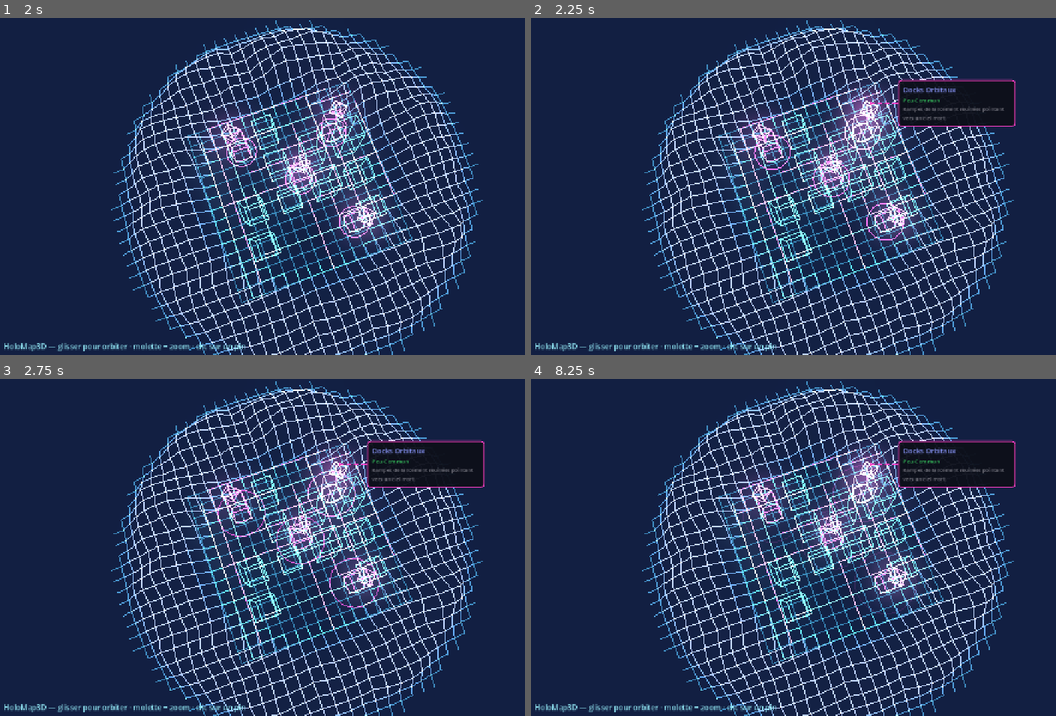
Above: before the commit, frames 1-4 (two rows, left to right).
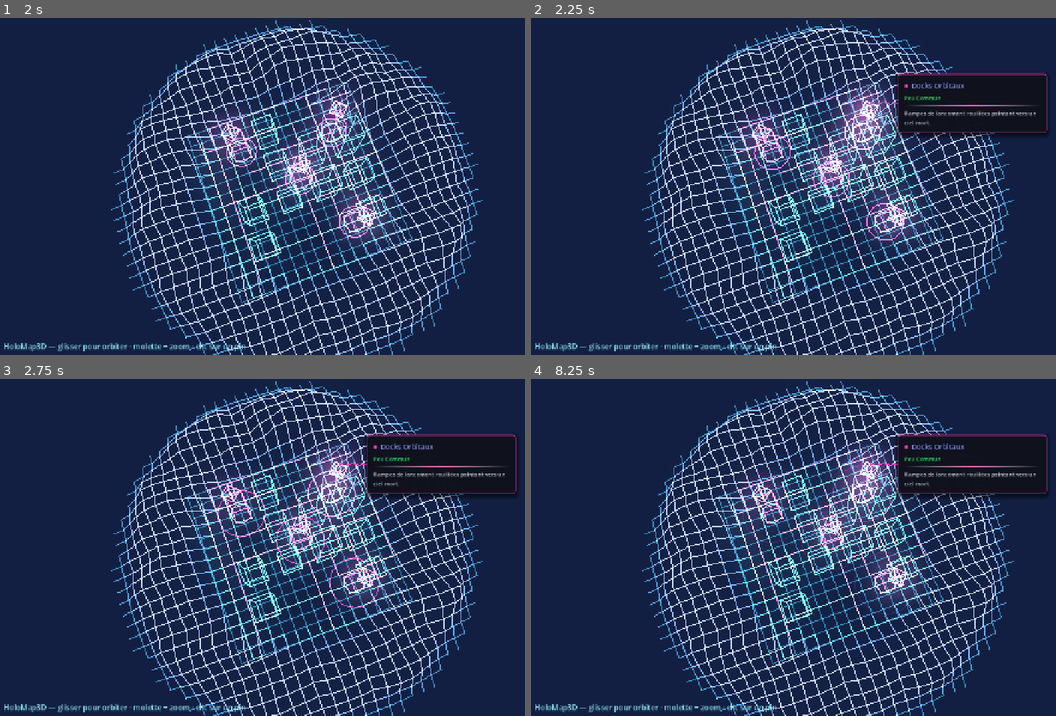
Above: after the commit, the same moments.

Repository: Rhend/Reliquary
Game: Godot game, scene res://scenes/holomap3d/holo_map_3d.tscn
Same seed, same stepped clock (60 frames per second), same inputs: the game is played once before the commit and once after it. This scene is started directly instead of the project's main scene.
Inputs (mouse positions are in pixels of both pictures, inside the frame that each line leads up to):
- Up to frame 1 (2 s): tap Enter at 0.5, 0.6 s; move the mouse to (430, 169) at 0.52 s; hold Right 0.53-1.25 s; click (430, 169) at 0.67 s; tap Space (ui_select) at 0.77 s; drag from (178, 203) to (267, 253) at 1.27 s
- Up to frame 2 (2.25 s): move the mouse to (888, 112) at 2.02 s; hold Right from 2.03 s (still down); tap Enter at 2.1 s
- Up to frame 3 (2.75 s): keep holding Right
- Up to frame 4 (8.25 s): release Right at 2.75 s; drag from (798, 614) to (646, 496) at 2.77 s; move the mouse to (1008, 598) at 3.52 s; hold Left 3.53-4.25 s; tap Enter every 1.5 s from 3.6 to 8.1 s; tap Space (ui_select) at 3.77, 6.77 s; drag from (646, 496) to (735, 463) at 4.27 s; move the mouse to (856, 547) at 5.02 s; hold Left 5.03-5.75 s; click (856, 547) at 5.17 s; drag from (735, 463) to (709, 564) at 5.77 s; move the mouse to (961, 530) at 6.52 s; hold Right 6.53-7.25 s; drag from (709, 564) to (798, 614) at 7.27 s; move the mouse to (888, 473) at 8.02 s; hold Left from 8.03 s (still down)

Frame 1 is identical in both runs. In frame 2, 3.4% of the frame differs, in the area x 69-99%, y 16-36%; in frame 3, 3.4%; in frame 4, 3.4%.

Commit message:
style(holomap3d): tooltip aligné sur la DA du tooltip global du jeu
Reprend le langage visuel de TooltipOverlay : fond BG_DARK 0.97, liseré
d'accent plus épais en haut, coins arrondis 5, ombre portée, losange ◆ + titre,
séparateur en dégradé, marges 12 / VBox 7, polices 15/12. Contenu inchangé :
nom (bleu muted), palier (couleur tier, nom seul), lore (corps clair). Ligne de
rappel 3D conservée.

Co-Authored-By: Claude Opus 4.8 <noreply@anthropic.com>

Diff:
--- a/scenes/holomap3d/HoloTooltip.gd
+++ b/scenes/holomap3d/HoloTooltip.gd
@@ -3,12 +3,15 @@
 #
 # Control 2D (sur un CanvasLayer au-dessus du rendu 3D). HoloMap3D le pilote :
 # à chaque frame il projette la position monde du pin survolé vers l'écran
-# (Camera3D.unproject_position) et appelle `set_ancre()` ; la ligne de rappel
+# (Camera3D.unproject_position) et appelle `positionner()` ; la ligne de rappel
 # (segment horizontal « ----- » qui casse « \ » vers le cadre) et le cadre
 # suivent donc le pin pendant la rotation.
 #
-# Contenu : nom (bleu muted, registre « nom » du journal), palier (couleur du
-# tier, NOM seul jamais de numéro), lore. Couleurs via UIColors — rien en dur.
+# DA : reprend le langage visuel du tooltip global du jeu (TooltipOverlay) —
+# fond BG_DARK opaque, liseré d'accent (plus épais en haut), coins arrondis,
+# ombre portée, losange ◆ + titre, séparateur en dégradé. Contenu : nom (bleu
+# muted = registre « nom » du journal), palier (couleur du tier, NOM seul jamais
+# de numéro), lore. Couleurs via UIColors — rien en dur.
 # ============================================================
 class_name HoloTooltip
 extends Control
@@ -16,18 +19,22 @@
 const MARGE_ECRAN := 12.0
 const JAMBE := 46.0          # longueur du segment horizontal qui part du pin
 const ECART_CADRE := 12.0    # gap entre le coude et le cadre
+const MAX_WIDTH := 300.0
 
 var _ancre := Vector2.ZERO   # point écran du pin (départ de la ligne)
 var _coude := Vector2.ZERO
 var _bord_cadre := Vector2.ZERO
 var _accent := Color(1.0, 0.25, 0.78)
-var _actif := false       # contenu défini (entre montrer/cacher)
-var _a_lecran := false    # pin visible (devant la caméra) cette frame
+var _actif := false          # contenu défini (entre montrer/cacher)
+var _a_lecran := false       # pin visible (devant la caméra) cette frame
 
 var _frame: PanelContainer
+var _diamond: Label
 var _lbl_nom: Label
 var _lbl_palier: Label
 var _lbl_lore: Label
+var _sep: TextureRect
+var _sep_grad: Gradient
 
 func _ready() -> void:
 	set_anchors_and_offsets_preset(Control.PRESET_FULL_RECT)
@@ -38,37 +45,91 @@
 	_frame.visible = false
 	add_child(_frame)
 
-	var m := UIHelpers.margin_of(8)
-	_frame.add_child(m)
+	var mg := MarginContainer.new()
+	for s in ["margin_left", "margin_right", "margin_top", "margin_bottom"]:
+		mg.add_theme_constant_override(s, 12)
+	_frame.add_child(mg)
+
 	var vb := VBoxContainer.new()
-	vb.add_theme_constant_override("separation", 3)
-	m.add_child(vb)
+	vb.add_theme_constant_override("separation", 7)
+	mg.add_child(vb)
 
-	_lbl_nom = UIHelpers.label("", 15, UIColors.LOG_IGNORED)     # registre « nom » = bleu muted
-	vb.add_child(_lbl_nom)
-	_lbl_palier = UIHelpers.label("", 12, UIColors.TEXT_MUTED)   # couleur posée au survol (tier)
+	# ── Titre : losange d'accent + nom (registre « nom » = bleu muted) ──
+	var title_row := HBoxContainer.new()
+	title_row.add_theme_constant_override("separation", 7)
+	vb.add_child(title_row)
+
+	_diamond = Label.new()
+	_diamond.text = "◆"
+	_diamond.add_theme_font_size_override("font_size", 10)
+	_diamond.size_flags_vertical = Control.SIZE_SHRINK_CENTER
+	title_row.add_child(_diamond)
+
+	_lbl_nom = Label.new()
+	_lbl_nom.add_theme_font_size_override("font_size", 15)
+	_lbl_nom.add_theme_color_override("font_color", UIColors.LOG_IGNORED)
+	_lbl_nom.autowrap_mode = TextServer.AUTOWRAP_WORD_SMART
+	_lbl_nom.custom_minimum_size = Vector2(MAX_WIDTH - 24.0, 0)
+	title_row.add_child(_lbl_nom)
+
+	# ── Palier (nom seul, couleur du tier) ──
+	_lbl_palier = Label.new()
+	_lbl_palier.add_theme_font_size_override("font_size", 12)
 	vb.add_child(_lbl_palier)
-	_lbl_lore = UIHelpers.label("", 11, UIColors.TEXT_MUTED)
+
+	# ── Séparateur en dégradé (transparent → accent → transparent) ──
+	_sep_grad = Gradient.new()
+	_sep_grad.offsets = PackedFloat32Array([0.0, 0.5, 1.0])
+	_sep_grad.colors  = PackedColorArray([
+		Color.TRANSPARENT, Color(1, 1, 1, 0.5), Color.TRANSPARENT])
+	var sep_tex := GradientTexture1D.new()
+	sep_tex.gradient = _sep_grad
+	sep_tex.width = 128
+	_sep = TextureRect.new()
+	_sep.texture = sep_tex
+	_sep.expand_mode  = TextureRect.EXPAND_IGNORE_SIZE
+	_sep.stretch_mode = TextureRect.STRETCH_SCALE
+	_sep.custom_minimum_size = Vector2(0, 2)
+	_sep.size_flags_horizontal = Control.SIZE_EXPAND_FILL
+	vb.add_child(_sep)
+
+	# ── Lore (corps clair, lisible sur fond sombre) ──
+	_lbl_lore = Label.new()
+	_lbl_lore.add_theme_font_size_override("font_size", 12)
+	_lbl_lore.add_theme_color_override("font_color", UIColors.TOOLTIP_BODY)
+	_lbl_lore.add_theme_constant_override("line_spacing", 3)
 	_lbl_lore.autowrap_mode = TextServer.AUTOWRAP_WORD_SMART
-	_lbl_lore.custom_minimum_size = Vector2(230, 0)
+	_lbl_lore.custom_minimum_size = Vector2(MAX_WIDTH - 24.0, 0)
 	vb.add_child(_lbl_lore)
 
-# Affiche le tooltip avec son contenu. `palier_nom` = NOM du palier (pas de numéro).
+# Affiche le tooltip. `palier_nom` = NOM du palier (jamais de numéro).
 func montrer(nom: String, palier_nom: String, tier_color: Color, lore: String, accent: Color) -> void:
 	_accent = accent
+	_diamond.add_theme_color_override("font_color", accent)
 	_lbl_nom.text = nom
 	_lbl_palier.text = palier_nom
 	_lbl_palier.add_theme_color_override("font_color", tier_color)
 	_lbl_lore.text = lore
 	_lbl_lore.visible = lore != ""
-	# Fond sombre OPAQUE (lisibilité) + bordure accent.
-	var sb := StyleBoxFlat.new()
-	sb.bg_color = Color(UIColors.PANEL_BG_DARK, 0.96)
-	sb.border_color = accent
-	sb.set_border_width_all(2)
-	sb.set_corner_radius_all(6)
-	_frame.add_theme_stylebox_override("panel", sb)
+	_sep.visible = lore != ""
+	var sep_c := accent.lerp(Color.WHITE, 0.20)
+	_sep_grad.colors = PackedColorArray([
+		Color.TRANSPARENT, Color(sep_c.r, sep_c.g, sep_c.b, 0.90), Color.TRANSPARENT])
+	_appliquer_style()
 	_actif = true   # la visibilité réelle est posée par positionner() (dépend de la caméra)
+
+# Stylebox calqué sur TooltipOverlay._apply_style (DA tooltip du jeu).
+func _appliquer_style() -> void:
+	var s := StyleBoxFlat.new()
+	s.bg_color = Color(UIColors.BG_DARK.r, UIColors.BG_DARK.g, UIColors.BG_DARK.b, 0.97)
+	s.border_color = Color(_accent.r, _accent.g, _accent.b, 0.85)
+	s.set_border_width_all(1)
+	s.set_border_width(SIDE_TOP, 2)   # liseré d'accent plus marqué en haut
+	s.set_corner_radius_all(5)
+	s.shadow_color  = Color(0, 0, 0, 0.55)
+	s.shadow_size   = 10
+	s.shadow_offset = Vector2(0, 4)
+	_frame.add_theme_stylebox_override("panel", s)
 
 func cacher() -> void:
 	_actif = false
